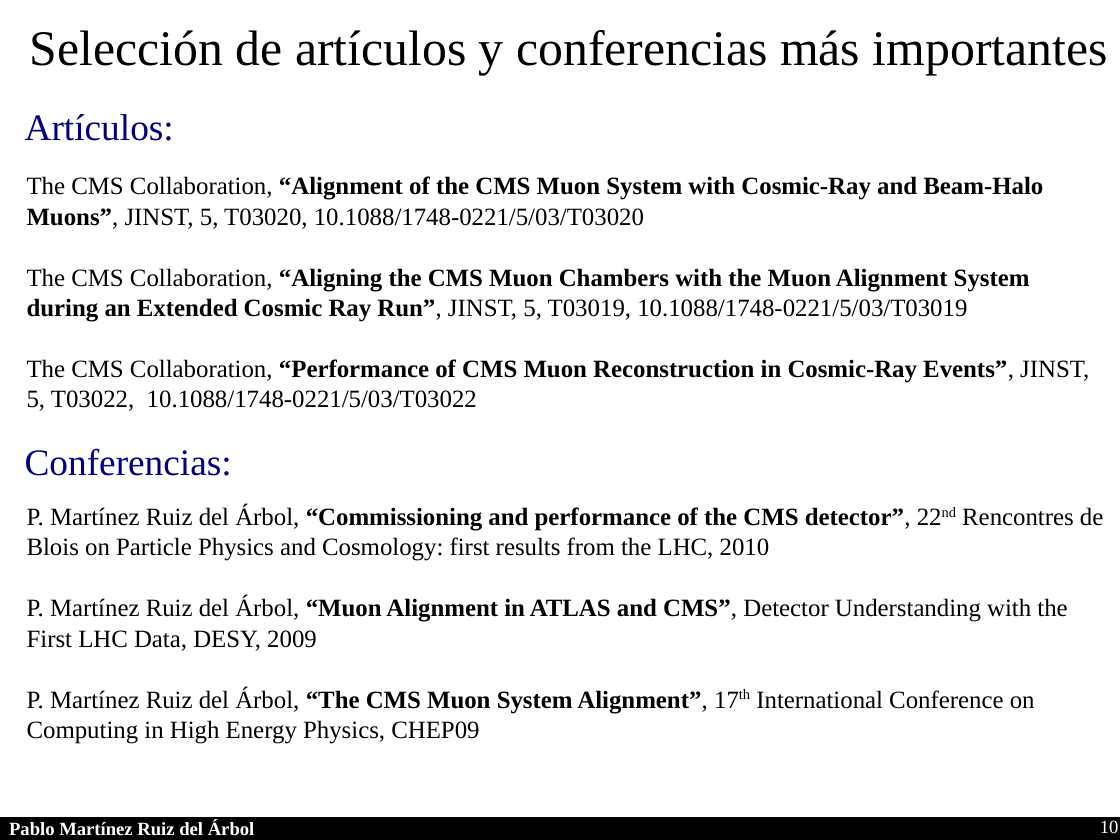
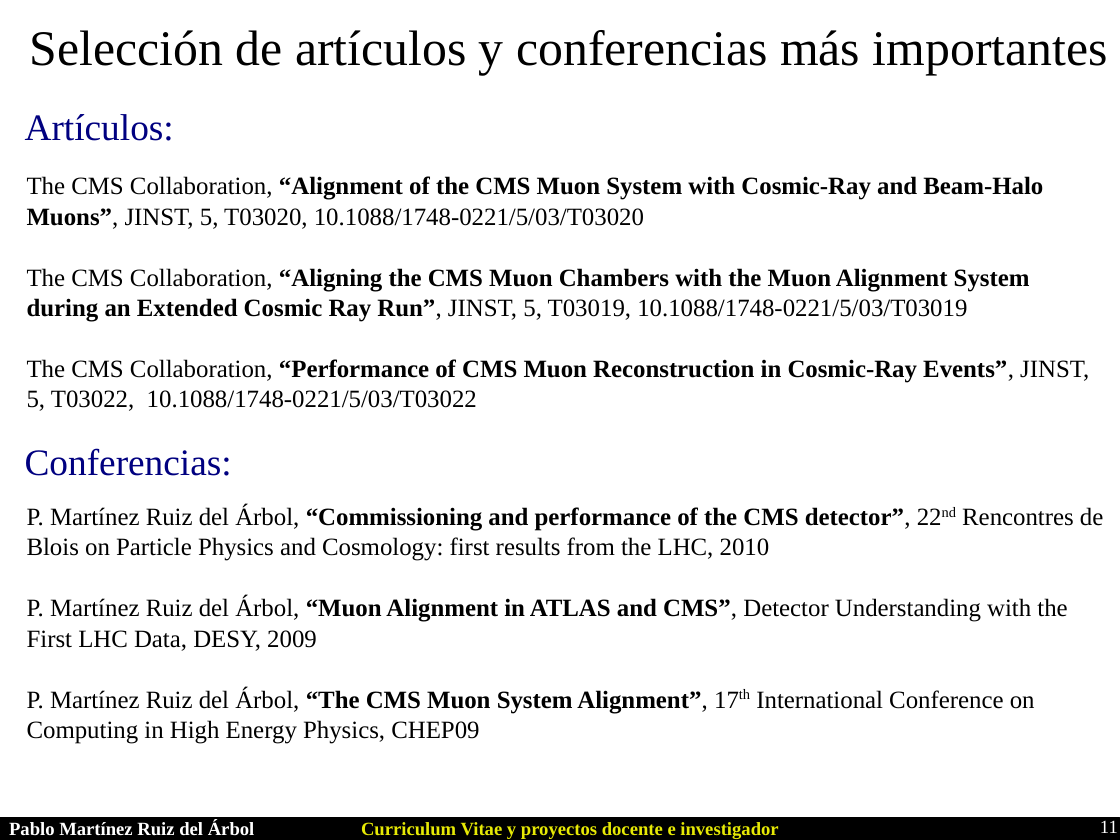
Before and after one commit to parbol/Plaza, a slide deck: slide 11 of Presentacion/Presentacion.odp (slide 10 before the commit). Drawn at 1120x840 pixels with LibreOffice and Linux fonts; fonts in the diff are those of the drawing. Boxes give left, top, right and bottom in pixels: in the first picture for what was removed or moved away, otherwise in the second. Text is boxed around its words. In the diff, an @@ line names an element or a change of style, - is before the commit and + after.

```diff
--- a/Presentacion/Presentacion.odp
+++ b/Presentacion/Presentacion.odp
@@ text added at [361, 822, 778, 839], 12 pt, text #E6E905, bold @@
+Curriculum Vitae y proyectos docente e investigador
@@ page number at [1100, 820, 1118, 833]: text changed @@
-10
+11
```
Also in this commit, not shown: 17 other slides changed, 3 slides added, 2 slides removed.
